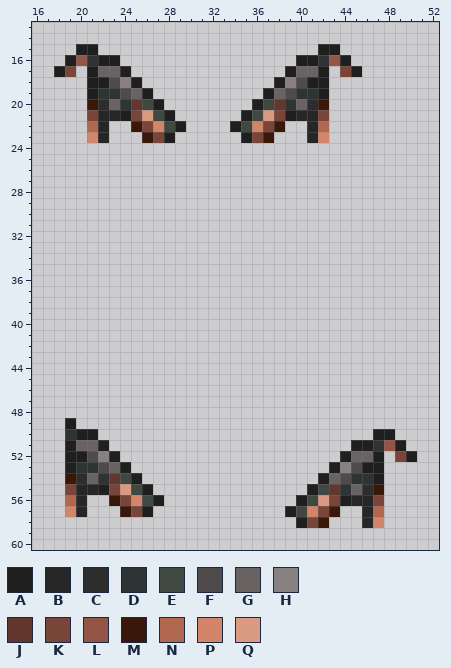
A pixel-art sprite gets an edit: Resources/Textures/_RMC14/Objects/Weapons/Guns/SMGs/mp27.rsi/inhand-left.png. Above: the version before the commit.
The file is 64x64 pixels. Colours within 5 levels of each other are drawn and written as one. Shown: x 16..52, y 13..60.
Palette (. is transparent): A #1f1f1f  B #262626  C #2d2d2d  D #2d3433  E #3f4841  F #504b4b  G #696363  H #888181  J #61372e  K #794539  L #955546  M #391709  N #b0694f  P #d38569  Q #da9981
Pixels before, first column x 18:
15 ..AA....................AA.......
16 .ALDAA................AADLA......
17 AK.AGGA..............AGGA.KA.....
18 ...AAFHA............AHFAA........
19 ...ADDFGA..........AGFDDA........
20 ...MCGDJEA........AEJDGCM........
21 ...KBBAKQEA......AEQKABBK........
22 ...NB..MKPEA....AEPKM..BN........
23 ...PB...MKA......AKM...BP........
24 .................................
25 .................................
26 .................................
27 .................................
28 .................................
29 .................................
30 .................................
31 .................................
32 .................................
33 .................................
34 .................................
35 .................................
36 .................................
37 .................................
38 .................................
39 .................................
40 .................................
41 .................................
42 .................................
43 .................................
44 .................................
45 .................................
46 .................................
47 .................................
48 .................................
49 .A...............................
50 .DAA.........................AA..
51 .AGGA......................AADLA.
52 .AAFHA....................AGGA.KA
53 .ADDFGA..................AHFAA...
54 .MCGDJEA................AGFDDA...
55 .KBBAKQEA..............AEJDGCM...
56 .NB..MKPEA............AEQKABBK...
57 .PB...MKA............AEPKM..BN...
58 ......................AKM...BP...
The same view after the edit:
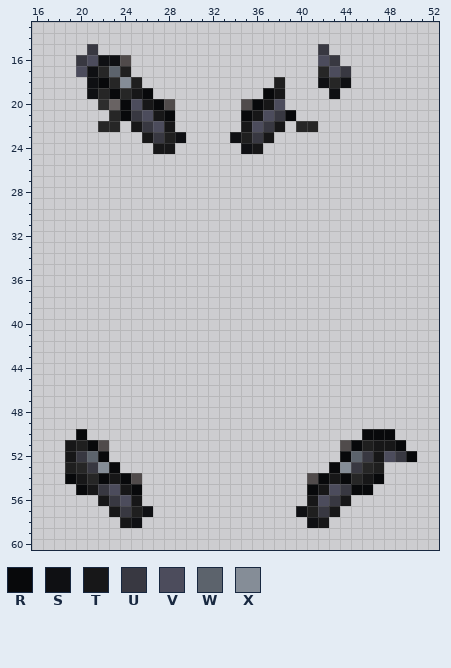
Colours new in this view: R #08090b  S #0f1013  T #171718  U #383841  V #4c4c5c  W #5c636c  X #858d97
The edit:
Changed rows in their new state; - is an unchanged pixel.
first column x 18:
15 --.U--------------------U.--
16 -.UVSSF---------------..VU.-
17 ..VSBW---------------...BVU.
18 ---SRBX--------------...SBS-
19 ---SBRBTR----------RT....S--
20 ---.--RVTRF------FRTV....---
21 ---..-RUVTR------RTVUR...---
22 ---.-B-TUVT.----.TVUT-B-.---
23 ---..---TU-S----S-UT---..---
24 ---------TT------ST---------
first column x 19:
49 .-------------------------------
50 .R.------------------------RRR--
51 TARF---------------------FR-TTR-
52 TUWR.--------------------RWUTVUR
53 -BUXR.------------------RXUB----
54 RTBRTRF---------------FRTRBTR---
55 .RTUVTR.--------------RTVURR.---
56 ..-TUVT..------------.TVUT...---
57 ..--TUAS------------.SAUT--..---
58 -----TS--------------.ST---..---
